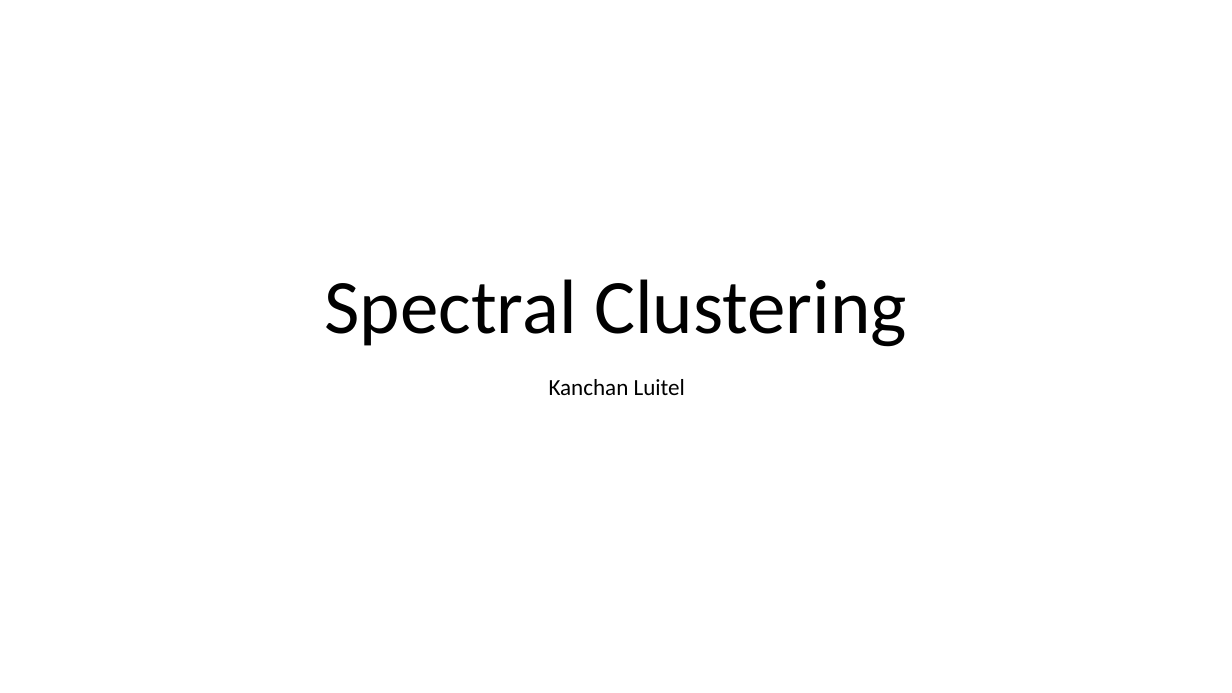
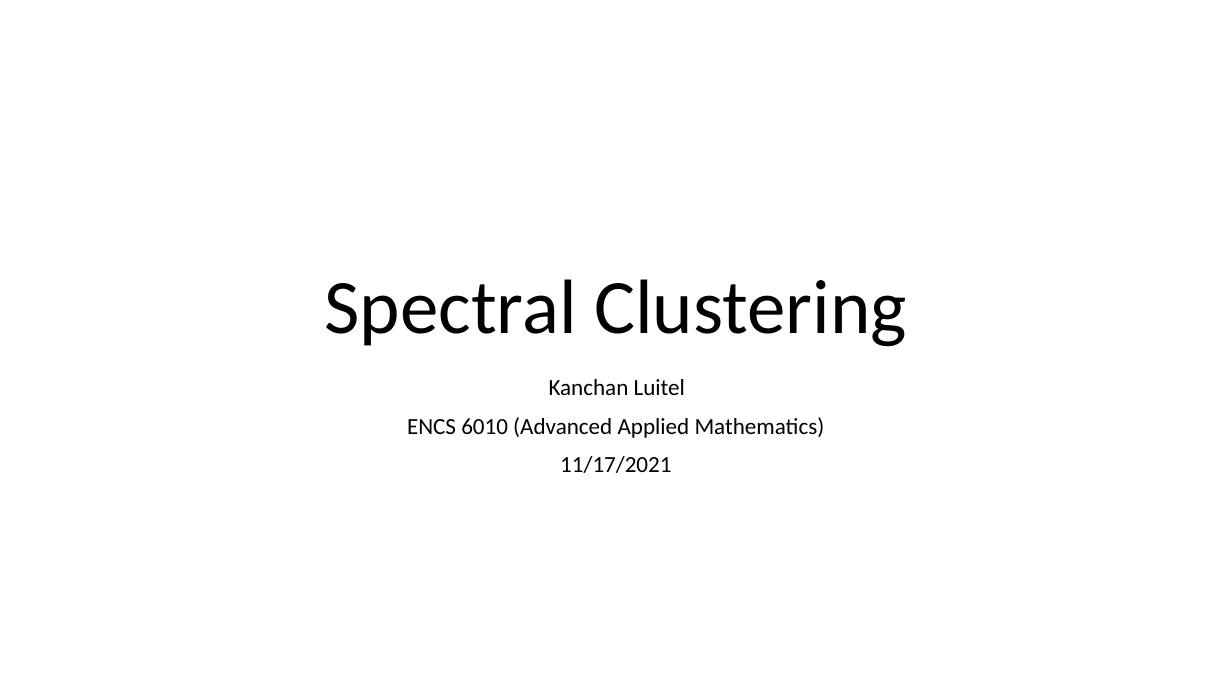
Before and after one commit to Kanchanfisky/SpectralClustering, a slide deck: slide 1 of Spectral Clustering.pptx. Drawn at 1232x693 pixels with LibreOffice and Linux fonts; fonts in the diff are those of the drawing. Boxes give left, top, right and bottom in pixels: in the first picture for what was removed or moved away, otherwise in the second. Text is boxed around its words. In the diff, an @@ line names an element or a change of style, - is before the commit and + after.

```diff
--- a/Spectral Clustering.pptx
+++ b/Spectral Clustering.pptx
@@ subtitle at (407, 417, 825, 473): paragraphs added @@
+ENCS 6010 (Advanced Applied Mathematics)
+11/17/2021
```
Also in this commit, not shown: 10 other slides changed, 6 slides added, 16 slides removed, 1 other file.
